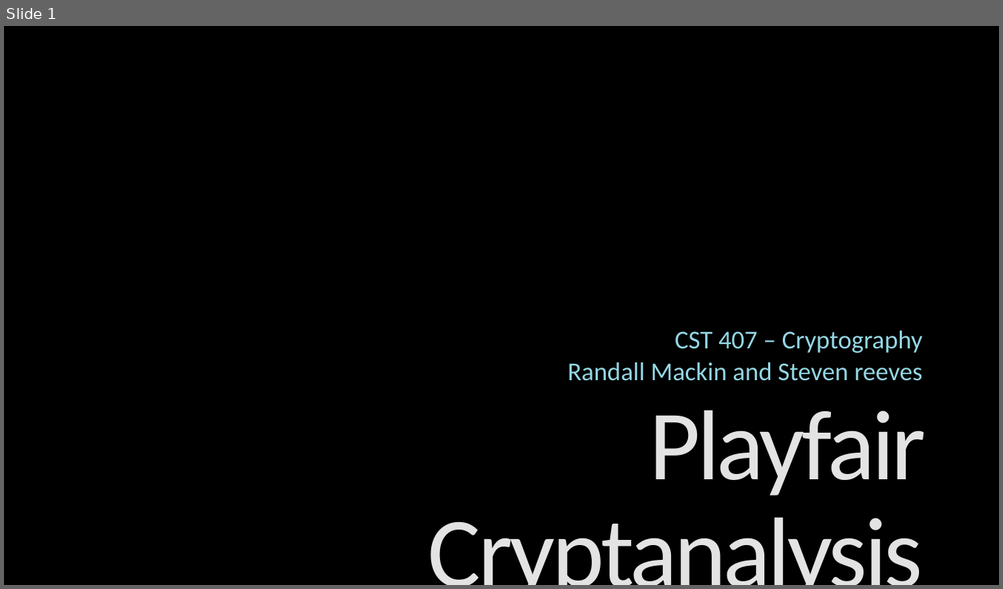
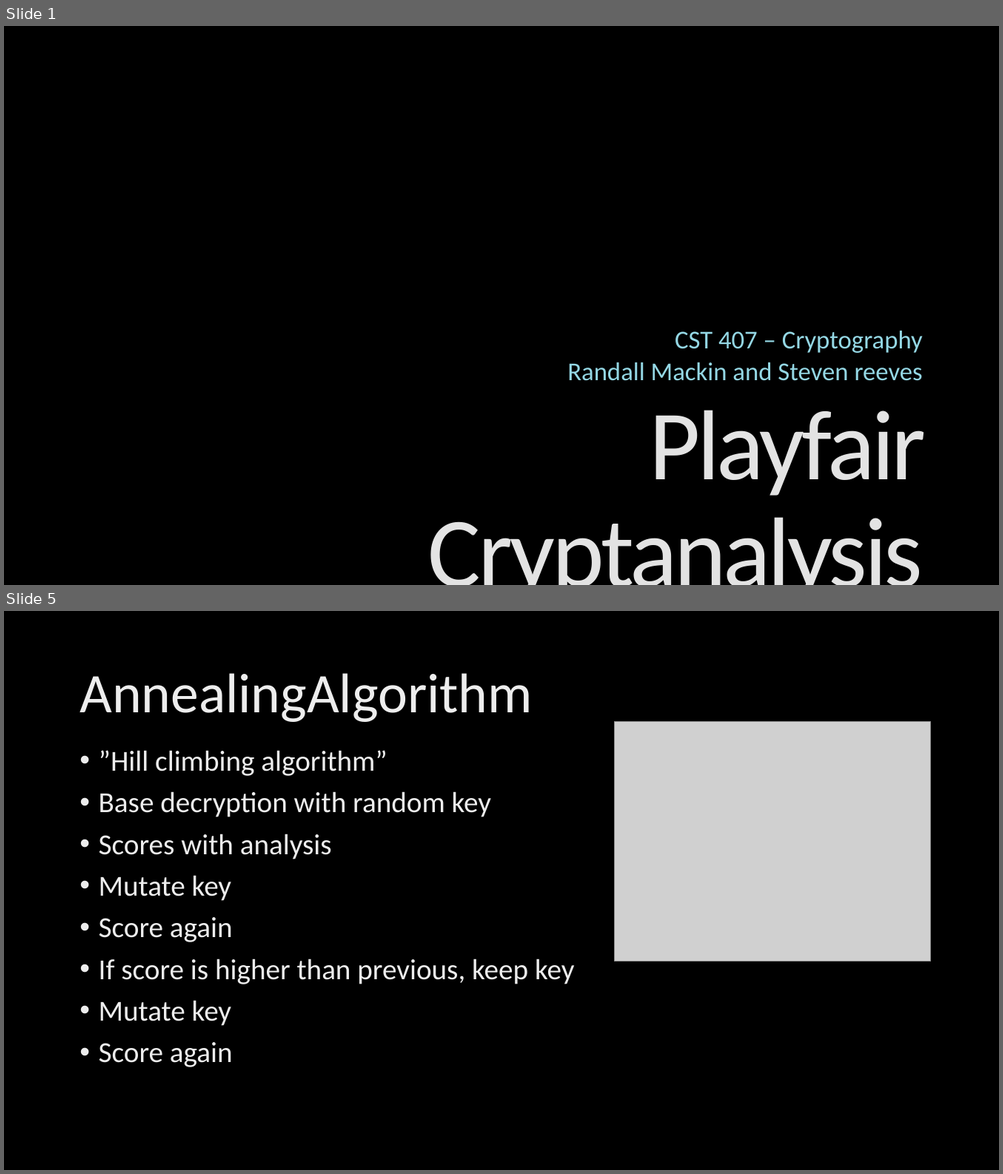
Before and after one commit to Steven-Reeves/Cryptography, a slide deck: Final_Presentation.pptx. Shown one above the other, each under a label of ours: slide 1 before the commit, slides 1 and 5 after it; the slides between them are not shown. The pictures are 1003x589 and 1003x1174 pixels, drawn with LibreOffice and Linux fonts; fonts in the diff are those of the drawing; grey boxes stand for pictures; background and template pictures are left out. Boxes give left, top, right and bottom in pixels: in the first picture for what was removed or moved away, otherwise in the second. Text is boxed around its words. In the diff, an @@ line names an element or a change of style, - is before the commit and + after.

```diff
--- a/Final_Presentation.pptx
+++ b/Final_Presentation.pptx
@@ slide 5 added at (x1=4, y1=611, x2=999, y2=1170), background picture (left out) @@
@@ title added at (x1=79, y1=673, x2=532, y2=722), 54 pt, text gradient #BFBFBF to #EDEDED to #FFFFFF @@
+AnnealingAlgorithm
@@ picture added at (x1=614, y1=721, x2=930, y2=962) @@
@@ text added at (x1=99, y1=750, x2=574, y2=1068), 28 pt, text gradient #BFBFBF to #EDEDED to #FFFFFF @@
+• ”Hill climbing algorithm”
+• Base decryption with random key
+• Scores with analysis
+• Mutate key
+• Score again
+• If score is higher than previous, keep key
+• Mutate key
+• Score again
```
Also in this commit, not shown: 4 slides changed, 4 other slides added, 2 slides removed.
